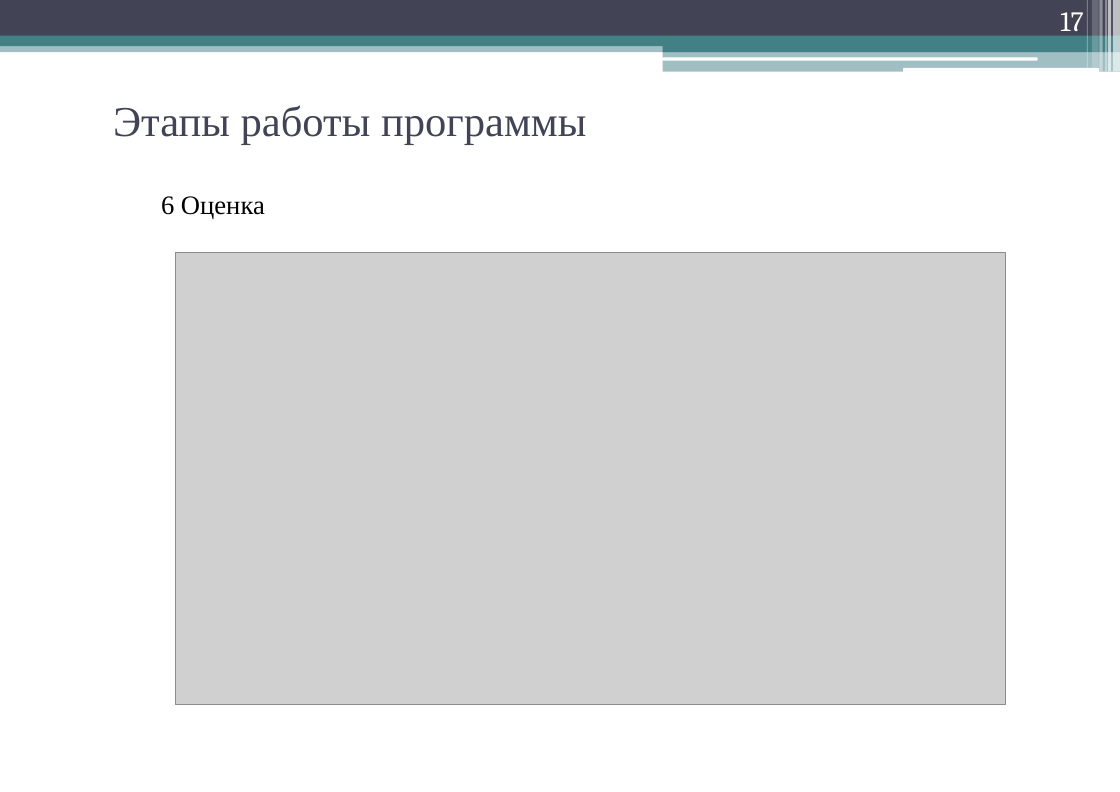
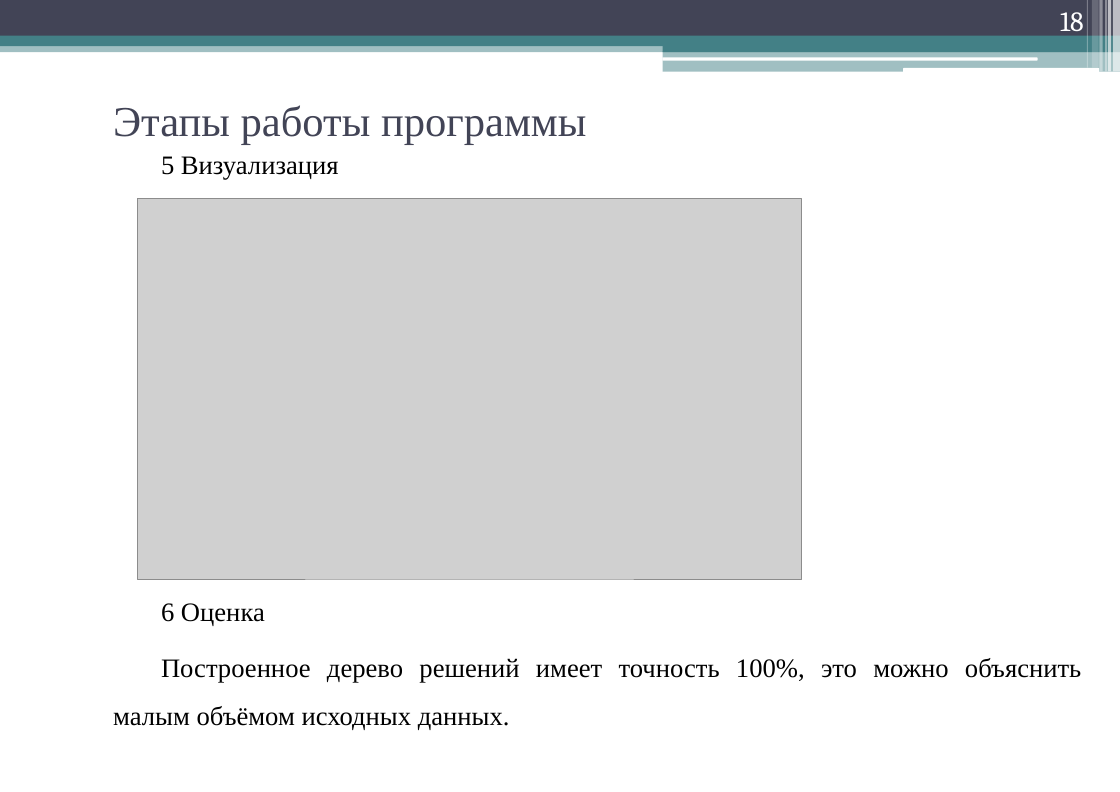
Before and after one commit to geper/DOC_decision_trees, a slide deck: slide 18 of Prezent.pptx (slide 17 before the commit). Drawn at 1120x792 pixels with LibreOffice and Linux fonts; fonts in the diff are those of the drawing; grey boxes stand for pictures. Boxes give left, top, right and bottom in pixels: in the first picture for what was removed or moved away, otherwise in the second. Text is boxed around its words. In the diff, an @@ line names an element or a change of style, - is before the commit and + after.

```diff
--- a/Prezent.pptx
+++ b/Prezent.pptx
@@ page number at (1060, 12, 1084, 37): text changed @@
-17
+18
@@ text at (161, 156, 339, 180): paragraph added @@
+5 Визуализация
@@ picture added at (138, 198, 802, 579) @@
@@ picture removed at (175, 253, 1006, 705) @@
@@ text at (113, 658, 1081, 730): paragraph added @@
+Построенное дерево решений имеет точность 100%, это можно объяснить малым объёмом исходных данных.
```
Also in this commit, not shown: 7 other slides changed, 2 slides added, 2 other files.
